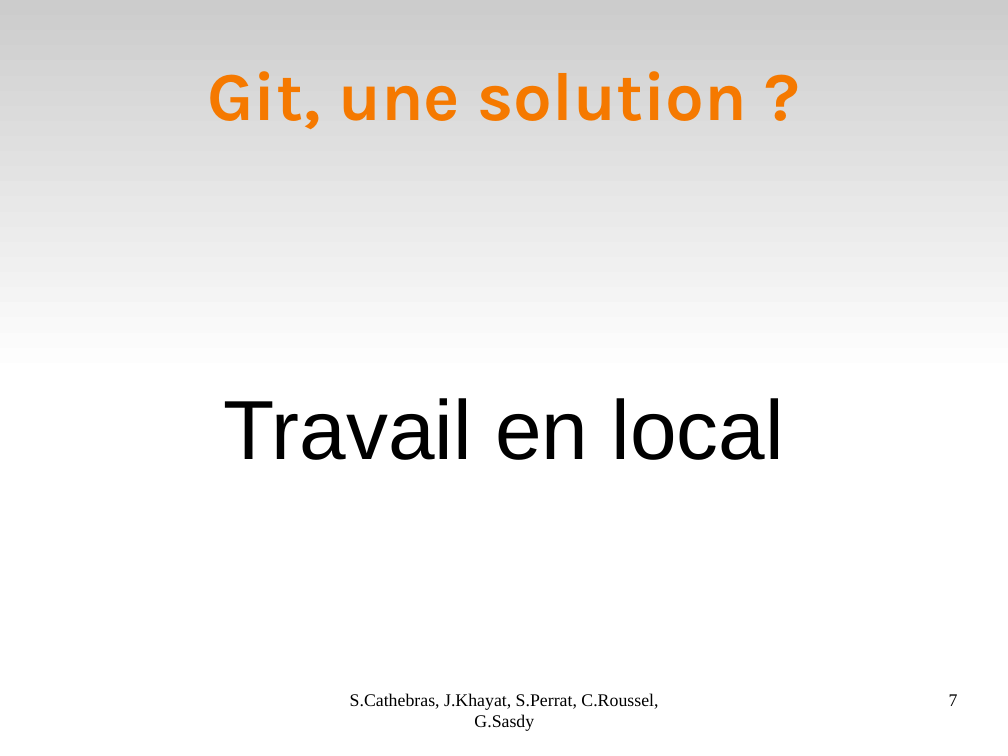
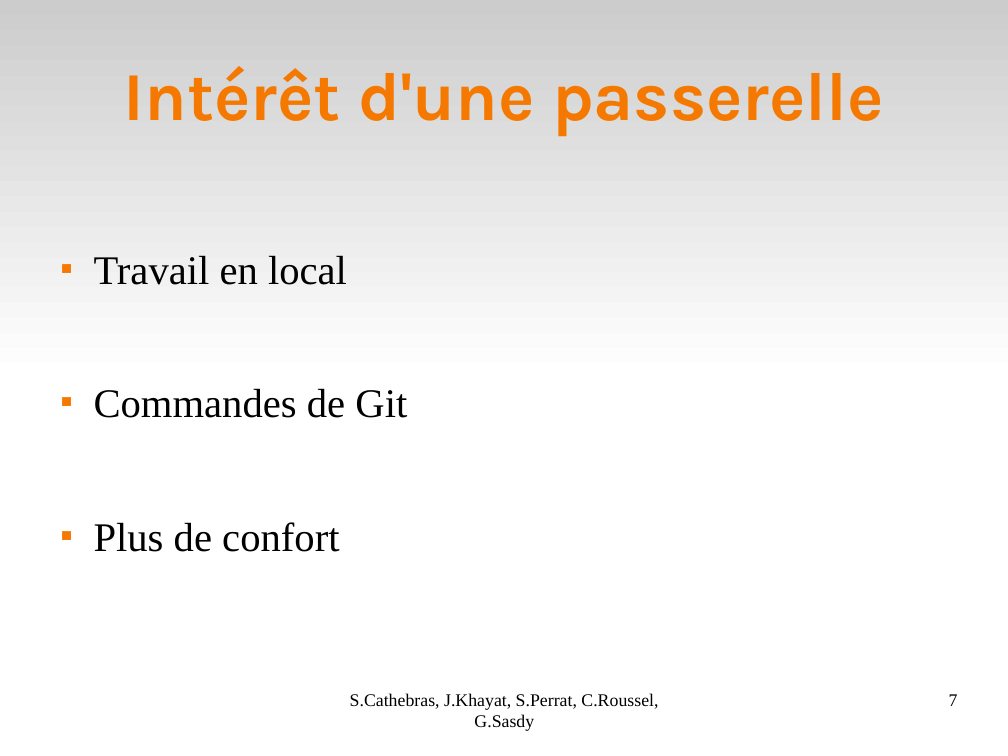
Before and after one commit to Darktrop/git-mediawiki-ensimag, a slide deck: slide 7 of sheme/presoutenance/Bilan.odp. Drawn at 1008x756 pixels with LibreOffice and Linux fonts; fonts in the diff are those of the drawing. Boxes give left, top, right and bottom in pixels: in the first picture for what was removed or moved away, otherwise in the second. Text is boxed around its words. In the diff, an @@ line names an element or a change of style, - is before the commit and + after.

```diff
--- a/sheme/presoutenance/Bilan.odp
+++ b/sheme/presoutenance/Bilan.odp
@@ title at (124, 66, 884, 137): text changed @@
-Git, une solution ?
+Intérêt d'une passerelle
@@ text "Travail en local" at (94, 255, 407, 552): vertical alignment middle to top @@
@@ text at (94, 255, 347, 285): size 66 to 32 pt, font Arial to Times New Roman in "Travail en local"; alignment centre to left; bullet none to ■; more space between paragraphs @@
@@ text at (94, 388, 407, 552): paragraphs added @@
+■ Commandes de Git
+■ Plus de confort
```
Also in this commit, not shown: 3 other slides changed.
